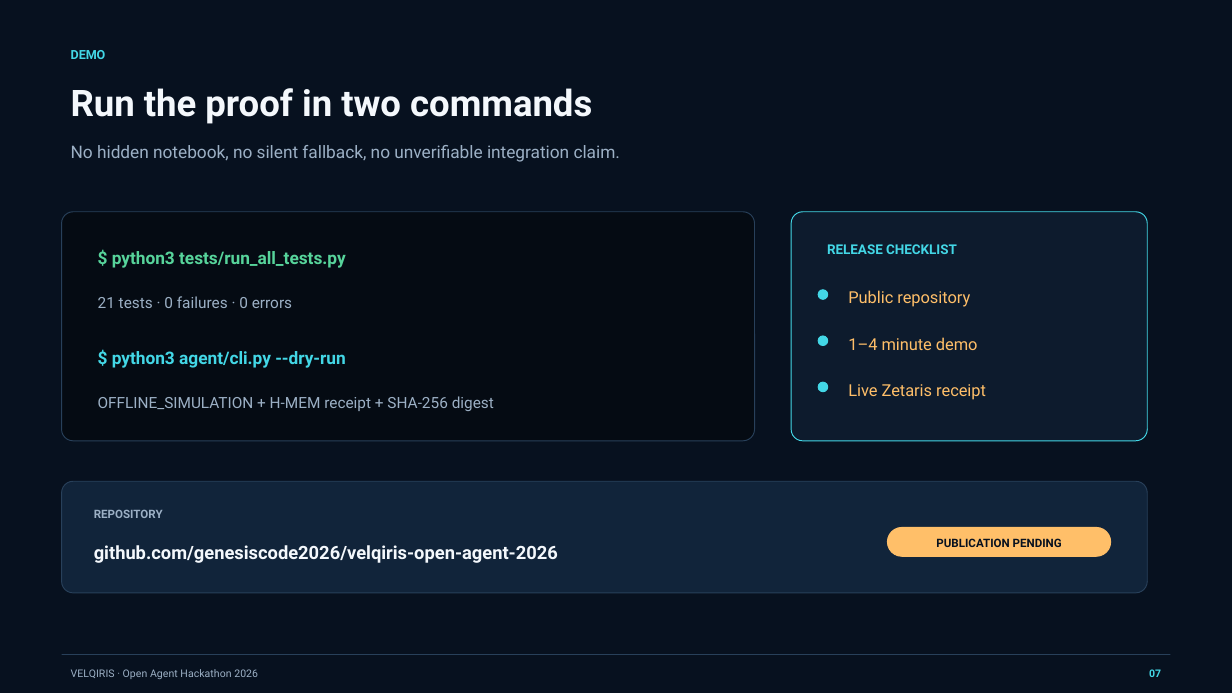
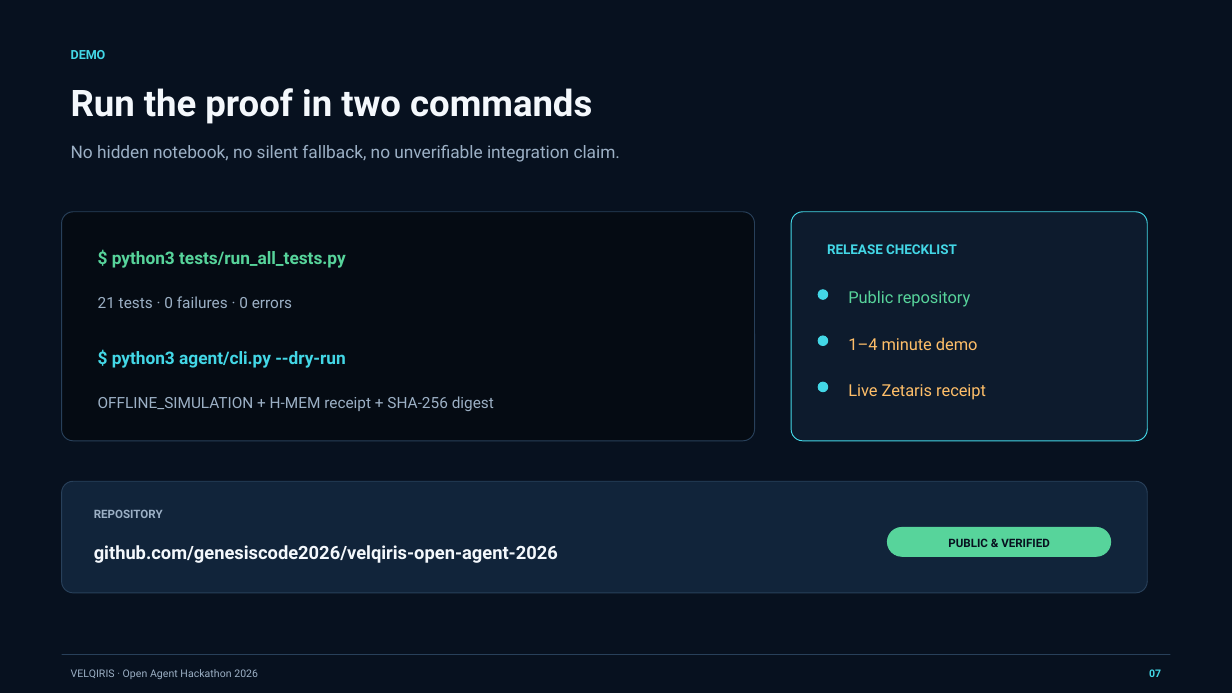
Before and after one commit to genesiscode2026/velqiris-open-agent-2026, a slide deck: slide 7 of artifacts/VELQIRIS_Open_Agent_2026_Pitch_Deck.pptx. Drawn at 1232x693 pixels with LibreOffice and Linux fonts; fonts in the diff are those of the drawing. Boxes give left, top, right and bottom in pixels: in the first picture for what was removed or moved away, otherwise in the second. Text is boxed around its words. In the diff, an @@ line names an element or a change of style, - is before the commit and + after.

Commit message:
Finalize public submission artifacts

```diff
--- a/artifacts/VELQIRIS_Open_Agent_2026_Pitch_Deck.pptx
+++ b/artifacts/VELQIRIS_Open_Agent_2026_Pitch_Deck.pptx
@@ text "Public repository" at (848, 290, 970, 307): text colour #FFBF69 to #57D49B @@
@@ rounded rectangle at (887, 528, 1111, 556): fill #FFBF69 to #57D49B; outline #FFBF69 0.75 pt to #57D49B 0.75 pt @@
@@ text at (948, 538, 1050, 547): text changed @@
-PUBLICATION PENDING
+PUBLIC & VERIFIED
```
Also in this commit, not shown: 1 other file.
